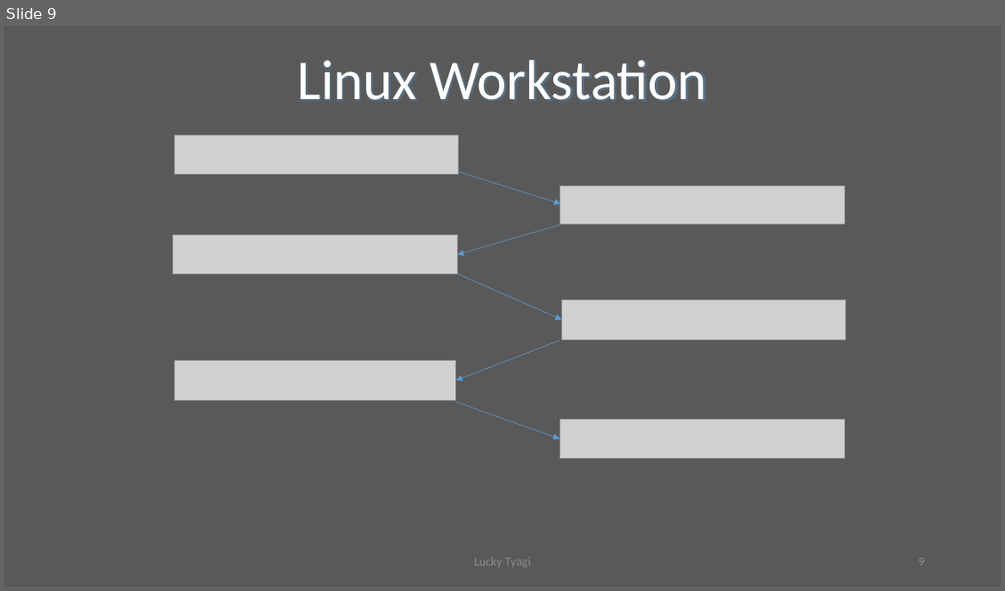
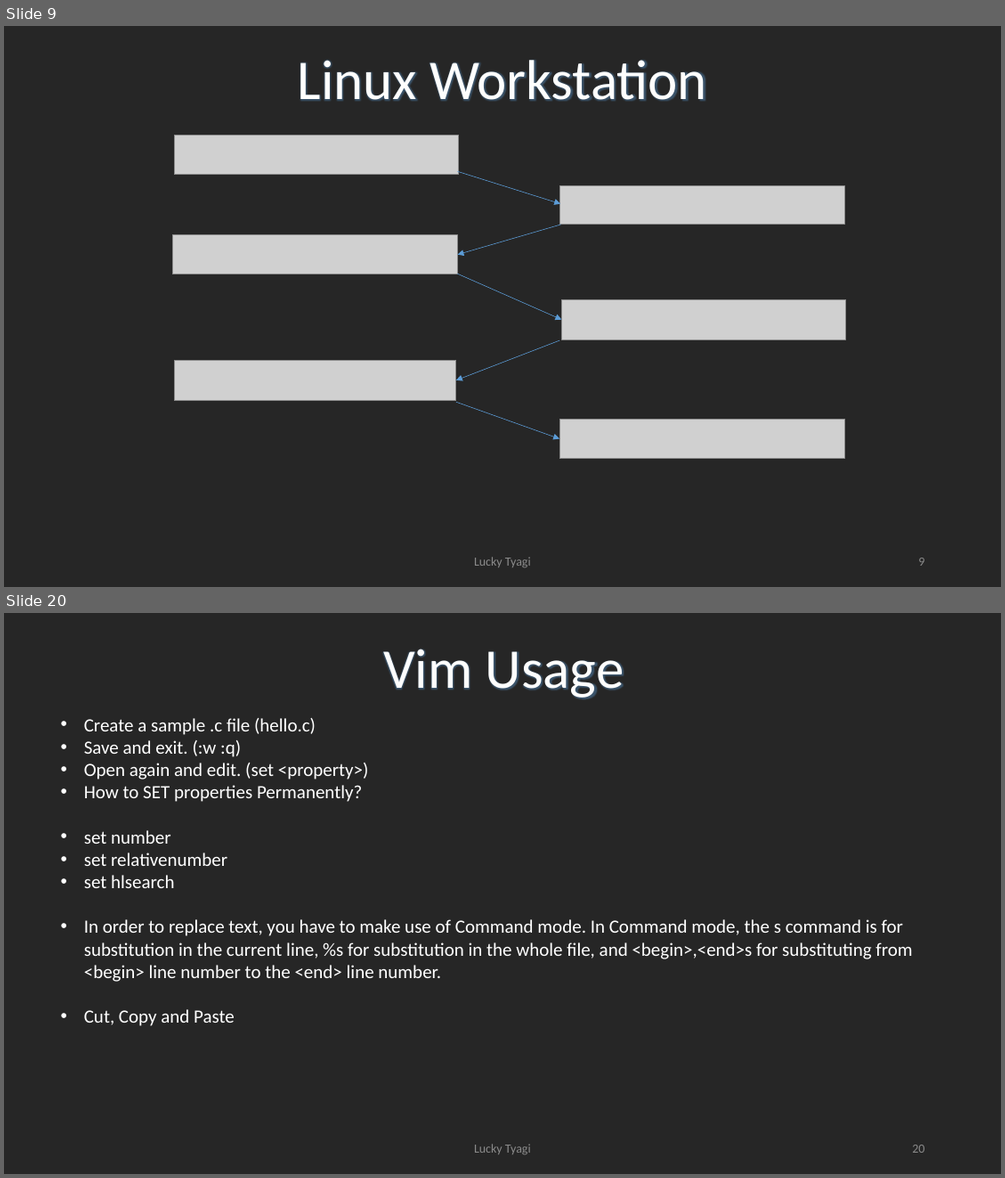
Before and after one commit to LuckyTyagi279/Misc, a slide deck: FRESHERS TRAINING.pptx. Shown one above the other, each under a label of ours: slide 9 before the commit, slides 9 and 20 after it; the slides between them are not shown. The pictures are 1005x591 and 1005x1178 pixels, drawn with LibreOffice and Linux fonts; fonts in the diff are those of the drawing; grey boxes stand for pictures. Boxes give left, top, right and bottom in pixels: in the first picture for what was removed or moved away, otherwise in the second. Text is boxed around its words. In the diff, an @@ line names an element or a change of style, - is before the commit and + after.

```diff
--- a/FRESHERS TRAINING.pptx
+++ b/FRESHERS TRAINING.pptx
@@ slide 20 added at <box>4,613,1001,1174</box>, background #262626 @@
@@ text added at <box>383,649,624,699</box>, 54 pt, text #FEFEFE @@
+Vim Usage
@@ text added at <box>84,718,912,1026</box>, 18 pt, text #FFFFFF @@
+• Create a sample .c file (hello.c)
+• Save and exit. (:w :q)
+• Open again and edit. (set <property>)
+• How to SET properties Permanently?
+• set number
+• set relativenumber
+• set hlsearch
+• In order to replace text, you have to make use of Command mode. In Command mode, the s command is for substitution in the current line, %s for substitution in the whole file, and <begin>,<end>s for substituting from <begin> line number to the <end> line number.
+• Cut, Copy and Paste
@@ text added at <box>474,1143,531,1154</box>, 12 pt, text #8C8C8C @@
+Lucky Tyagi
@@ page number added at <box>912,1144,924,1152</box>, 12 pt, text #8C8C8C @@
+20
@@ slide 9 changed as well @@
@@ background #595959 to #262626 @@
```
Also in this commit, not shown: 9 other slides changed, 17 other slides added.
